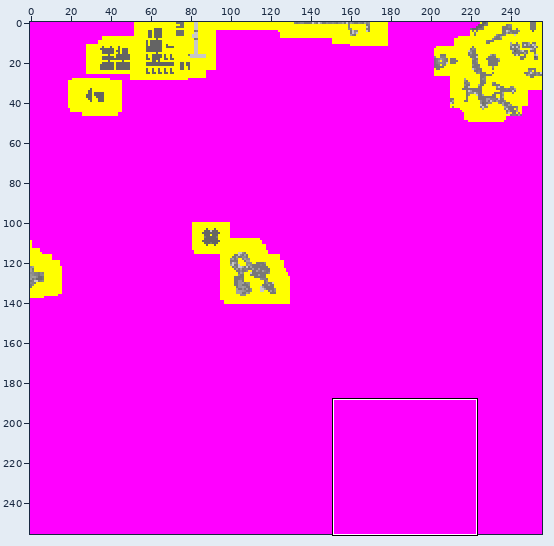
Sprite sheet -- minimap/Minimap_WaypointCost_32256_32256_8.png. Above, an overview of the earlier version with the close-up marked.
Close-up. Before the commit:
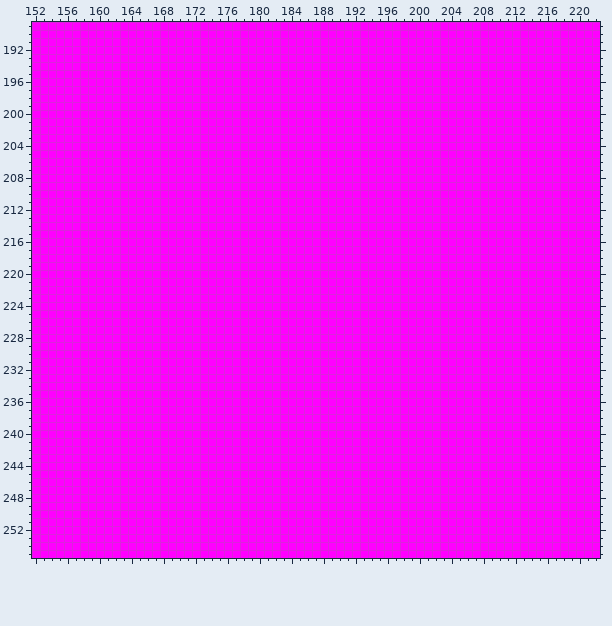
The file is 256x256 pixels. Shown: x 152..222, y 189..255.
The result:
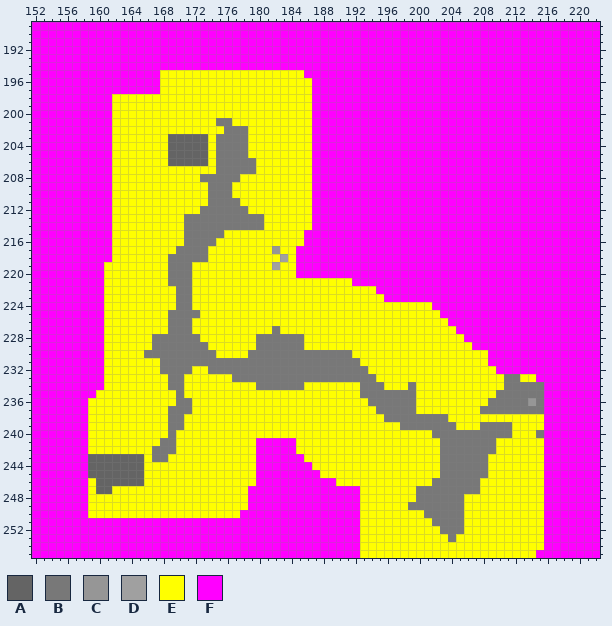
Palette (. is transparent): A #646464  B #787878  C #969696  D #a0a0a0  E #ffff00  F #ff00ff
The exact change:
Changed rows in their new state; - is an unchanged pixel.
first column x 159:
195 ---------EEEEEEEEEEEEEEEEEE------------------------------
196 ---------EEEEEEEEEEEEEEEEEEE-----------------------------
197 ---------EEEEEEEEEEEEEEEEEEE-----------------------------
198 ---EEEEEEEEEEEEEEEEEEEEEEEEE-----------------------------
199 ---EEEEEEEEEEEEEEEEEEEEEEEEE-----------------------------
200 ---EEEEEEEEEEEEEEEEEEEEEEEEE-----------------------------
201 ---EEEEEEEEEEEEEBBEEEEEEEEEE-----------------------------
202 ---EEEEEEEEEEEEEEBBBEEEEEEEE-----------------------------
203 ---EEEEEEEAAAAAEBBBBEEEEEEEE-----------------------------
204 ---EEEEEEEAAAAAEBBBBEEEEEEEE-----------------------------
205 ---EEEEEEEAAAAAEBBBBEEEEEEEE-----------------------------
206 ---EEEEEEEAAAAAEBBBBBEEEEEEE-----------------------------
207 ---EEEEEEEEEEEEEBBBBBEEEEEEE-----------------------------
208 ---EEEEEEEEEEEBBBBBEEEEEEEEE-----------------------------
209 ---EEEEEEEEEEEEBBBEEEEEEEEEE-----------------------------
210 ---EEEEEEEEEEEEBBBEEEEEEEEEE-----------------------------
211 ---EEEEEEEEEEEEBBBBEEEEEEEEE-----------------------------
212 ---EEEEEEEEEEEBBBBBBEEEEEEEE-----------------------------
213 ---EEEEEEEEEBBBBBBBBBBEEEEEE-----------------------------
214 ---EEEEEEEEEBBBBBBBBBBEEEEEE-----------------------------
215 ---EEEEEEEEEBBBBBEEEEEEEEEE------------------------------
216 ---EEEEEEEEEBBBBEEEEEEEEEEE------------------------------
217 ---EEEEEEEEBBBBEEEEEEEECEE-------------------------------
218 ---EEEEEEEBBBBBEEEEEEEEEDE-------------------------------
219 --EEEEEEEEBBBEEEEEEEEEEDEE-------------------------------
220 --EEEEEEEEBBBEEEEEEEEEEEEE-------------------------------
221 --EEEEEEEEBBBEEEEEEEEEEEEEEEEEEEE------------------------
222 --EEEEEEEEEBBEEEEEEEEEEEEEEEEEEEEEEE---------------------
223 --EEEEEEEEEBBEEEEEEEEEEEEEEEEEEEEEEEE--------------------
224 --EEEEEEEEEBBEEEEEEEEEEEEEEEEEEEEEEEEEEEEEE--------------
225 --EEEEEEEEBBBBEEEEEEEEEEEEEEEEEEEEEEEEEEEEEE-------------
226 --EEEEEEEEBBBEEEEEEEEEEEEEEEEEEEEEEEEEEEEEEEE------------
227 --EEEEEEEEBBBEEEEEEEEEEBEEEEEEEEEEEEEEEEEEEEEE-----------
228 --EEEEEEBBBBBBEEEEEEEBBBBBBEEEEEEEEEEEEEEEEEEEE----------
229 --EEEEEEBBBBBBBEEEEEEBBBBBBEEEEEEEEEEEEEEEEEEEEE---------
230 --EEEEEBBBBBBBBBEEEEBBBBBBBBBBBBBEEEEEEEEEEEEEEEEE-------
231 --EEEEEEEBBBBBBBBBBBBBBBBBBBBBBBBBEEEEEEEEEEEEEEEE-------
232 --EEEEEEEBBBBEEBBBBBBBBBBBBBBBBBBBBEEEEEEEEEEEEEEEE------
233 --EEEEEEEEBBEEEEEEBBBBBBBBBBBBBBBBBBEEEEEEEEEEEEEEEEBBEE-
234 --EEEEEEEEBBEEEEEEEEEBBBBBBEEEEEEEBBBEEEBEEEEEEEEEEEBBBBB
235 -EEEEEEEEEEBEEEEEEEEEEEEEEEEEEEEEEBBBBBBBEEEEEEEEEEBBBBBB
236 EEEEEEEEEEEBBEEEEEEEEEEEEEEEEEEEEEEBBBBBBEEEEEEEEEBBBBBCB
237 EEEEEEEEEEBBBEEEEEEEEEEEEEEEEEEEEEEEBBBBBEEEEEEEEBBBBBBBB
238 EEEEEEEEEEBBEEEEEEEEEEEEEEEEEEEEEEEEEBBBBBBBBEEEEEEEEEEEE
239 EEEEEEEEEEBBEEEEEEEEEEEEEEEEEEEEEEEEEEEBBBBBBBEEEBBBBEEEE
240 EEEEEEEEEEBEEEEEEEEEEEEEEEEEEEEEEEEEEEEEEEEBBBBBBBBBBEEEB
241 EEEEEEEEEBBEEEEEEEEEE-----EEEEEEEEEEEEEEEEEEBBBBBBBEEEEEE
242 EEEEEEEEBBBEEEEEEEEEE-----EEEEEEEEEEEEEEEEEEBBBBBBBEEEEEE
243 AAAAAAAEBBEEEEEEEEEEE------EEEEEEEEEEEEEEEEEBBBBBBEEEEEEE
244 AAAAAAAEEEEEEEEEEEEEE-------EEEEEEEEEEEEEEEEBBBBBBEEEEEEE
245 AAAAAAAEEEEEEEEEEEEEE--------EEEEEEEEEEEEEEEBBBBBBEEEEEEE
246 EAAAAAAEEEEEEEEEEEEEE----------EEEEEEEEEEEEBBBBBBEEEEEEEE
247 EAAEEEEEEEEEEEEEEEEE--------------EEEEEEEBBBBBBBBEEEEEEEE
248 EEEEEEEEEEEEEEEEEEEE--------------EEEEEEEBBBBBBEEEEEEEEEE
249 EEEEEEEEEEEEEEEEEEEE--------------EEEEEEBBBBBBBEEEEEEEEEE
250 EEEEEEEEEEEEEEEEEEE---------------EEEEEEEEBBBBBEEEEEEEEEE
251 ----------------------------------EEEEEEEEEBBBBEEEEEEEEEE
252 ----------------------------------EEEEEEEEEEBBBEEEEEEEEEE
253 ----------------------------------EEEEEEEEEEEBEEEEEEEEEEE
254 ----------------------------------EEEEEEEEEEEEEEEEEEEEEEE
255 ----------------------------------EEEEEEEEEEEEEEEEEEEEEE-
Boxes around the changes in both close-ups, in picture pixels (x1, y1, x2, y2):
changed: (88, 70, 544, 558)
